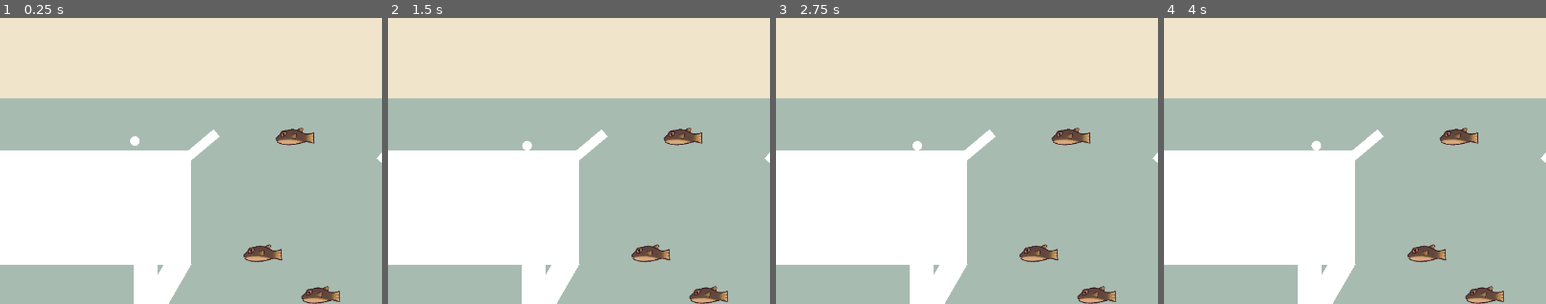
Above: before the commit, frames 1-4 (left to right).
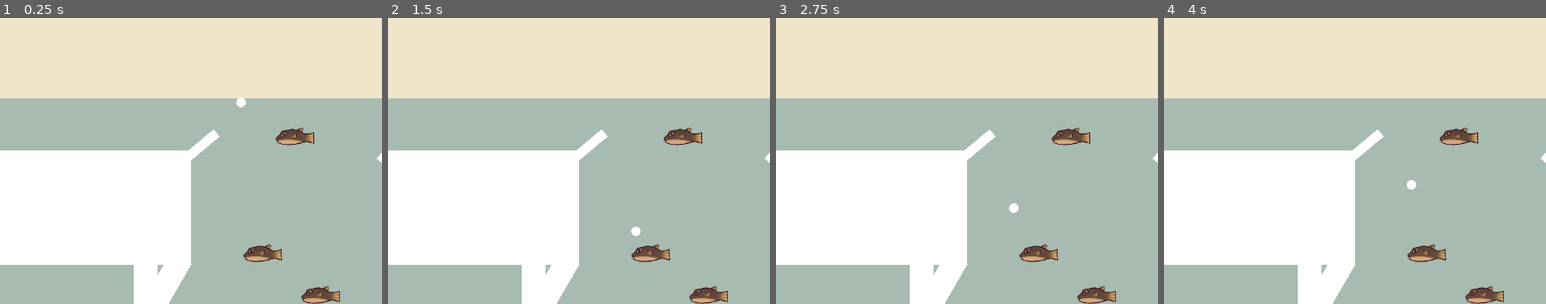
Above: after the commit, the same moments.

Repository: AlexSabetti/pinballgamedanglingpointers
Game: Godot game, scene res://Scenes/Levels/dev_level.tscn
Same seed, same stepped clock (60 frames per second), same inputs: the game is played once before the commit and once after it.
Inputs:
- Up to frame 1 (0.25 s): no input
- Up to frame 2 (1.5 s): tap Enter at 0.5 s; hold D (move_right) 0.53-1.28 s; tap Space (paddle_left) at 1.25 s; hold A (move_left) from 1.28 s (still down)
- Up to frame 3 (2.75 s): release A (move_left) at 2.03 s; hold D (move_right) from 2.03 s (still down)
- Up to frame 4 (4 s): tap Enter at 2.75 s; release D (move_right) at 3.53 s; hold A (move_left) from 3.53 s (still down)
The pictures show only the part of the screen within x 2-52%, y 1-51%; the shares and areas given below are measured in that part.

The runs differ from the first frame. In frame 1, 0.1% of the frame differs, in the area x 34-65%, y 28-45%; in frame 2, 0.1%; in frame 3, 0.1%; in frame 4, 0.1%, in the area x 38-66%, y 43-60%.

Commit message:
Bouyancy now working

Diff:
--- /dev/null
+++ b/Ball2.tscn
@@ -0,0 +1,22 @@
+[gd_scene load_steps=4 format=3 uid="uid://doja10tjwix3v"]
+
+[ext_resource type="Script" path="res://Scripts/Ball.gd" id="1_1idr5"]
+
+[sub_resource type="CircleShape2D" id="CircleShape2D_3dv24"]
+radius = 8.0
+
+[sub_resource type="SphereMesh" id="SphereMesh_syysi"]
+radius = 8.0
+height = 16.0
+
+[node name="Node2D" type="RigidBody2D"]
+script = ExtResource("1_1idr5")
+def_mass = 100.0
+
+[node name="CollisionShape2D" type="CollisionShape2D" parent="."]
+shape = SubResource("CircleShape2D_3dv24")
+
+[node name="MeshInstance2D" type="MeshInstance2D" parent="."]
+mesh = SubResource("SphereMesh_syysi")
+
+[connection signal="body_entered" from="." to="." method="_on_body_entered"]
--- a/Scenes/Levels/dev_level.tscn
+++ b/Scenes/Levels/dev_level.tscn
@@ -5,8 +5,8 @@
 [ext_resource type="PackedScene" uid="uid://dydf8crpits10" path="res://Scenes/Entities/bumper.tscn" id="3_5de3p"]
 [ext_resource type="PackedScene" uid="uid://dt717xlm4kygx" path="res://Scenes/Entities/obsticle_box.tscn" id="4_x6hwe"]
 [ext_resource type="PackedScene" uid="uid://cysp5xv0gmlxc" path="res://Scenes/Entities/paddle.tscn" id="6_bnqav"]
-[ext_resource type="PackedScene" uid="uid://ci547dyrld7jq" path="res://Scenes/Entities/ball.tscn" id="6_qjxb5"]
 [ext_resource type="PackedScene" uid="uid://bkjlpphibbfog" path="res://Scenes/Entities/gameLogic.tscn" id="7_5de3p"]
+[ext_resource type="PackedScene" uid="uid://doja10tjwix3v" path="res://Ball2.tscn" id="7_ef5lw"]
 [ext_resource type="Script" path="res://Scripts/WaterArea.gd" id="8_udtls"]
 
 [sub_resource type="QuadMesh" id="QuadMesh_w50ga"]
@@ -122,8 +122,9 @@
 position = Vector2(514, 211)
 script = null
 
-[node name="Ball" parent="Entities" instance=ExtResource("6_qjxb5")]
-position = Vector2(250, 188)
+[node name="Ball" parent="Entities" instance=ExtResource("7_ef5lw")]
+position = Vector2(428, 125)
+def_mass = 1.0
 
 [node name="Geometry" type="Node2D" parent="."]
 
--- a/Scripts/Ball.gd
+++ b/Scripts/Ball.gd
@@ -18,15 +18,19 @@
 
 var cur_water_level: float
 
-var radius: float
-
-
+func _ready():
+	if volume == null or volume == 0:
+		volume = PI * def_radius * def_radius
+		print("Volume: " + str(volume))
+	if density == null or density == 0:
+		density = def_mass / volume
 
 
 func launch_downwards(vel: Vector2):
 	linear_velocity = vel
 
 func _physics_process(delta):
+	print("Ball: " + str(global_position))
 	if endgame_sinking:
 		linear_velocity.y -=  Global.standard_gravity * delta
 		linear_velocity.y = max(linear_velocity.y, -30)
@@ -49,9 +53,12 @@
 
 func _integrate_forces(state):
 	if in_water:
-		var aprox_submerged = max(cur_water_level - global_position.y, 2 * radius) / (2 * radius)
-		var buoyant_force = Global.water_density * aprox_submerged * volume * Global.standard_gravity
-		state.add_central_force(Vector2(0, -buoyant_force))
+		print(minf(cur_water_level - (global_position.y + def_radius), 2 * def_radius))
+		var aprox_submerged = minf(cur_water_level - (global_position.y + def_radius), 2 * def_radius) / (2 * def_radius)
+		print("submerged by: " + str(aprox_submerged))
+		print("volume: " + str(volume))
+		var buoyant_force =  (Global.water_density * aprox_submerged * Global.standard_gravity) - (density * volume * Global.standard_gravity)
+		state.apply_central_force(Vector2(0, buoyant_force))
 		print("Buoyant Force: " + str(buoyant_force))
 
 
@@ -75,27 +82,23 @@
 
 
 func load_specifics(given_mass: float, given_radius: float, given_color: Color, strafe_mod: float):
-	if given_mass <= 0:
-		self.mass = def_mass
-	else:
-		self.mass = given_mass
+	if given_mass > 0:
+		self.def_mass = given_mass
 
-	if given_radius <= 0:
-		self.radius = def_radius
-	else:
-		self.radius = given_radius
+	if given_radius > 0:
+		self.def_radius = given_radius
 
 	if given_color == null:
 		self.color = def_color
 	else:
 		self.color = given_color
 
-	volume = PI * radius * radius
-	density = mass / volume
+	volume = PI * def_radius * def_radius
+	density = def_mass / volume
 
-	col.shape.radius = radius
-	obj_mesh.mesh.radius = radius
-	obj_mesh.mesh.height = radius * 2
+	col.shape.radius = def_radius
+	obj_mesh.mesh.radius = def_radius
+	obj_mesh.mesh.height = def_radius * 2
 
 func transfer_out_of_water():
 	in_water = false
--- a/Scripts/Global.gd
+++ b/Scripts/Global.gd
@@ -3,4 +3,4 @@
 # global ref to GameLogic
 var gameLogic: GameLogic
 var standard_gravity: float = -9.8
-var water_density: float = 10.0
+var water_density: float = 100.0
--- a/Scripts/WaterArea.gd
+++ b/Scripts/WaterArea.gd
@@ -1,5 +1,6 @@
 class_name WaterArea
 extends Area2D
+
 
 func _ready():
 	connect("body_entered", _on_body_entered)
